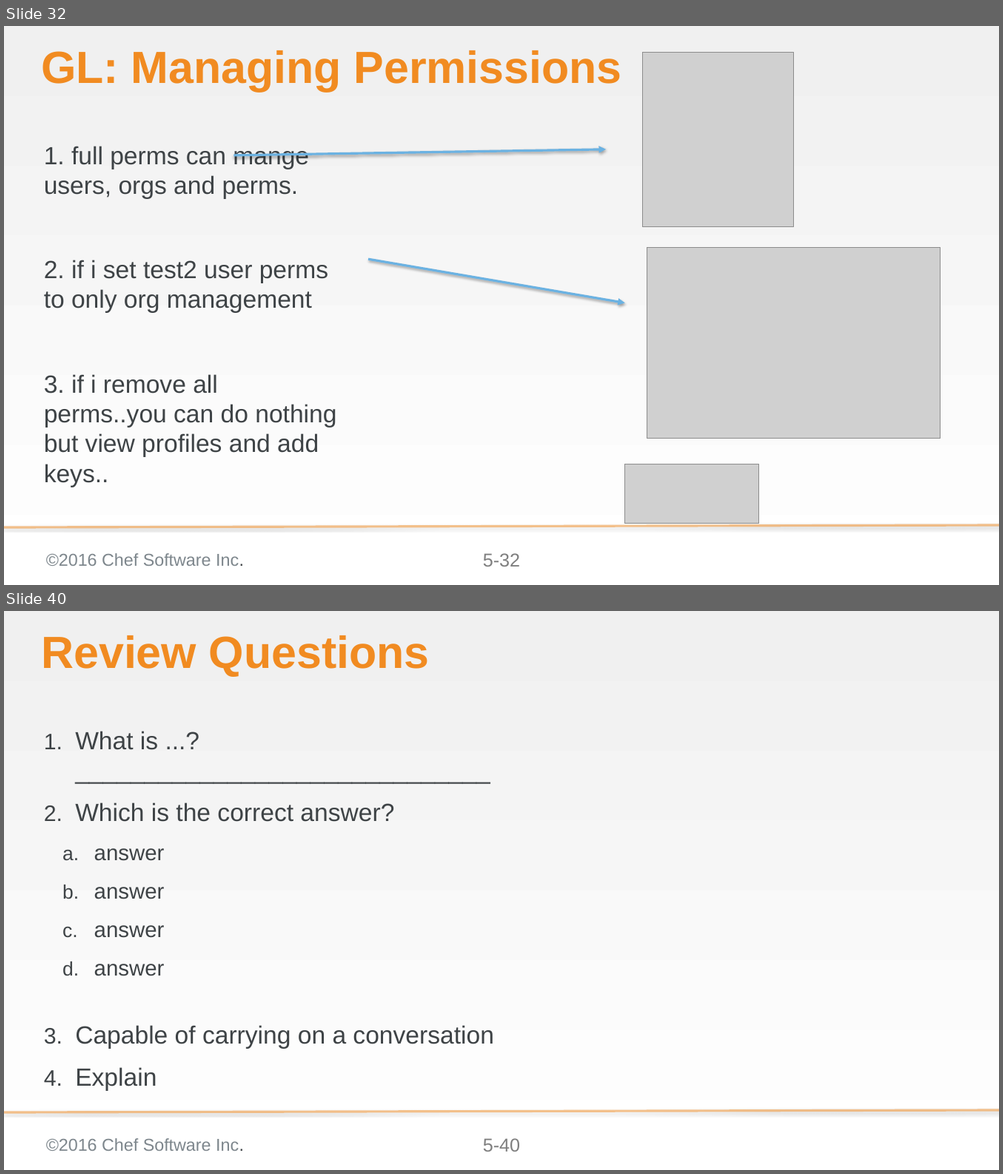
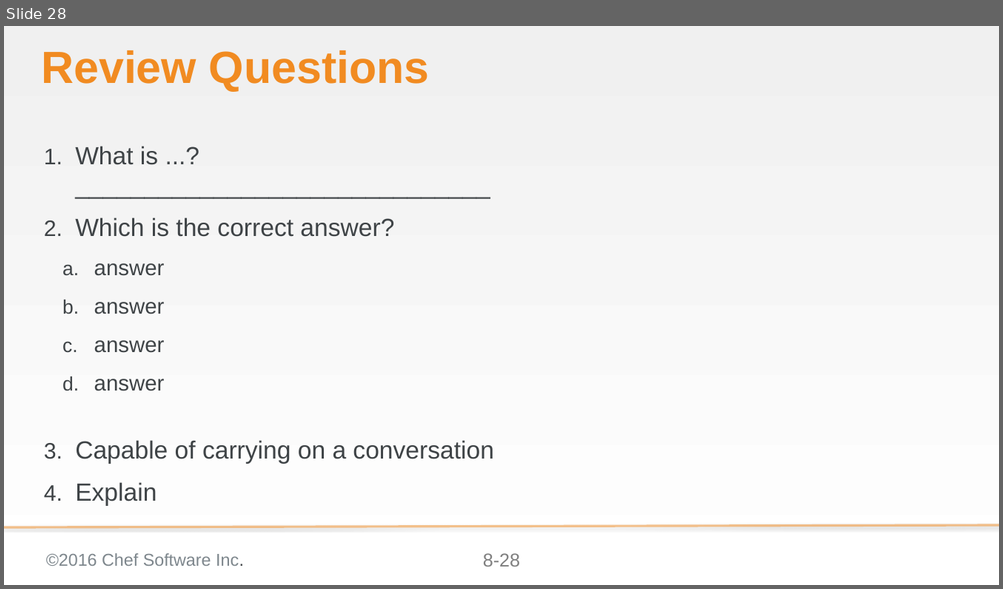
Before and after one commit to bchamby/chef-compliance-installation-configuration-operation, a slide deck: 08-permissions-orgs.pptx. Shown one above the other, each under a label of ours: slides 32 and 40 before the commit, slide 28 after it; the slides between them are not shown. The pictures are 1003x1174 and 1003x589 pixels, drawn with LibreOffice and Linux fonts; fonts in the diff are those of the drawing; grey boxes stand for pictures; background and template pictures are left out. Boxes give left, top, right and bottom in pixels: in the first picture for what was removed or moved away, otherwise in the second. Text is boxed around its words. In the diff, an @@ line names an element or a change of style, - is before the commit and + after.

Commit message:
Finished 08-permissions-orgs.pptx labs still need to write quiz

```diff
--- a/08-permissions-orgs.pptx
+++ b/08-permissions-orgs.pptx
@@ slide 32 removed at [4,26,999,585], background gradient #F0F0F0 to #FFFFFF; not listed: 3 template elements that a slide beside it also shows @@
@@ title removed at [41,50,622,92] @@
-GL: Managing Permissions
@@ picture removed at [642,53,794,227] @@
@@ text removed at [44,146,336,457] @@
-1. full perms can mange users, orgs and perms.
-2. if i set test2 user perms to only org management
-3. if i remove all perms..you can do nothing but view profiles and add keys..
@@ arrow removed from (234, 156) to (606, 150) @@
@@ picture removed at [647,247,940,439] @@
@@ arrow removed from (368, 259) to (624, 303) @@
@@ picture removed at [624,465,759,523] @@
@@ what was slide 40 is now slide 28 @@
@@ page number at [483,554,520,567]: text changed @@
-5-40
+8-28
```
Also in this commit, not shown: 9 slides changed, 6 slides added, 17 other slides removed.
